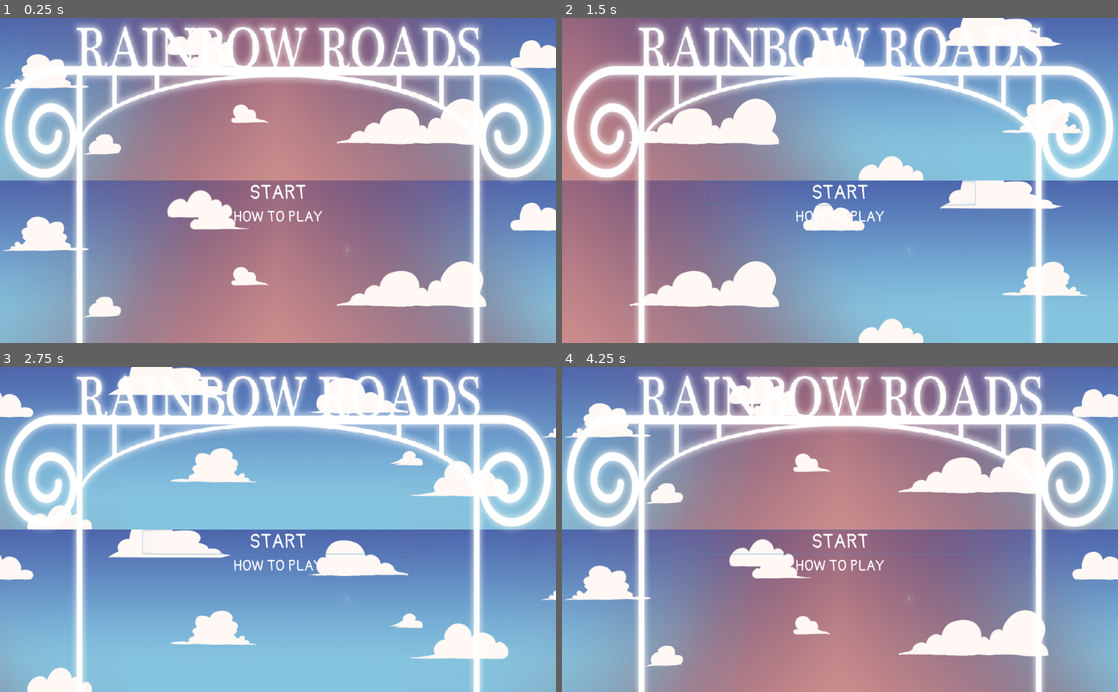
Above: before the commit, frames 1-4 (two rows, left to right).
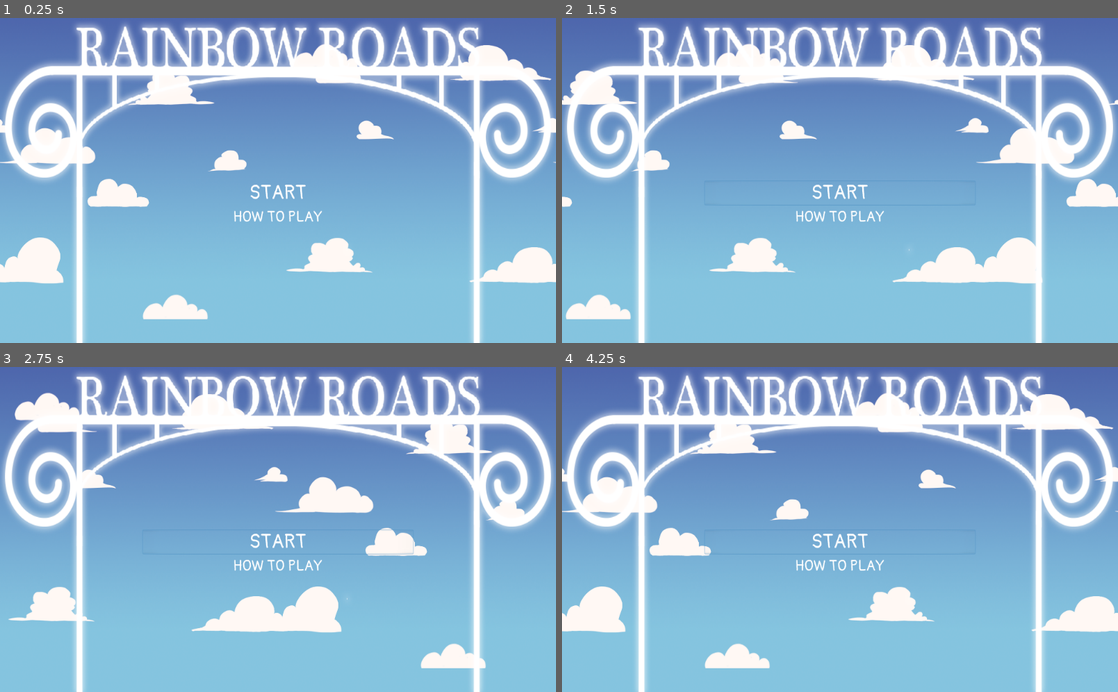
Above: after the commit, the same moments.

Repository: wenyee-ang/rainbowroads
Game: Godot game, scene res://TitleScreen.tscn
The game is run twice, just before and just after one commit, with the same random seed, the same clock (stepped at 60 frames per second) and the same inputs.
Inputs:
- Up to frame 1 (0.25 s): no input
- Up to frame 2 (1.5 s): click "START" at 0.5 s; click "START" at 1.25 s
- Up to frame 3 (2.75 s): click "START" at 2 s
- Up to frame 4 (4.25 s): no input

The runs differ from the first frame. In frame 1, 77% of the frame differs, in the area x 0-100%, y 0-100%; in frame 2, 70%; in frame 3, 57%; in frame 4, 77%.

Commit message:
Fixed scrolling background

Diff:
--- a/TitleScreen.tscn
+++ b/TitleScreen.tscn
@@ -1,6 +1,6 @@
 [gd_scene load_steps=9 format=2]
 
-[ext_resource path="res://menu_assets/menu_background.png" type="Texture" id=1]
+[ext_resource path="res://menu_assets/resized_title_background.png" type="Texture" id=1]
 [ext_resource path="res://scrolling_background.gd" type="Script" id=2]
 [ext_resource path="res://menu_assets/title_arch.png" type="Texture" id=3]
 [ext_resource path="res://menu_assets/Pangolin-Regular.ttf" type="DynamicFontData" id=4]
@@ -40,15 +40,13 @@
 anchor_right = 1.0
 anchor_bottom = 1.0
 margin_right = 960.0
-size_flags_horizontal = 3
-size_flags_vertical = 3
 texture = ExtResource( 1 )
 stretch_mode = 2
 script = ExtResource( 2 )
 __meta__ = {
 "_edit_use_anchors_": false
 }
-scroll_speed = 0.0
+scroll_speed = 100.0
 
 [node name="TextureRect2" type="TextureRect" parent="."]
 anchor_right = 1.0
Binary file added: menu_assets/resized_title_background.png
Not shown, added: menu_assets/resized_title_background.png.import
